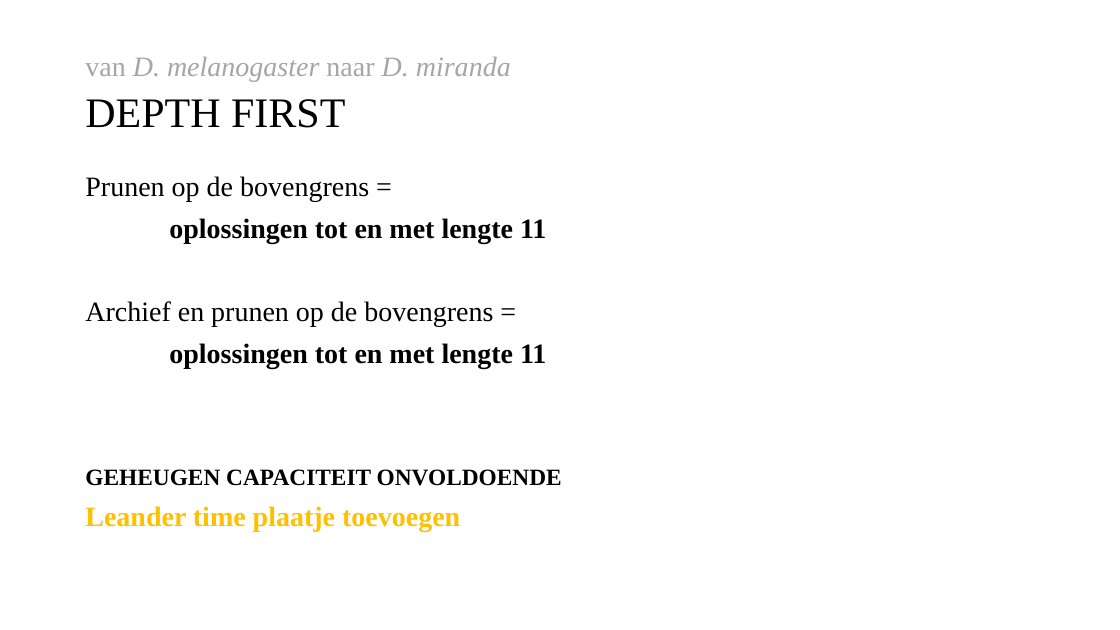
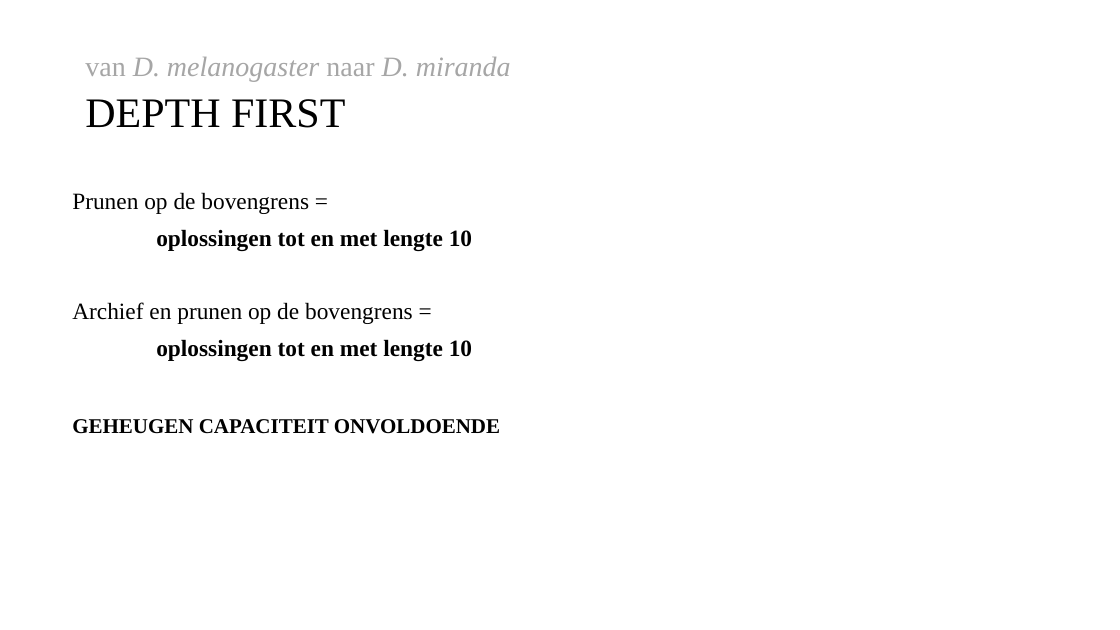
Before and after one commit to Leanderrr/fruitvliegen, a slide deck: slide 7 of verslaglegging en presentaties/Powerpont 1.pptx. Drawn at 1120x630 pixels with LibreOffice and Linux fonts; fonts in the diff are those of the drawing. Boxes give left, top, right and bottom in pixels: in the first picture for what was removed or moved away, otherwise in the second. Text is boxed around its words. In the diff, an @@ line names an element or a change of style, - is before the commit and + after.

```diff
--- a/verslaglegging en presentaties/Powerpont 1.pptx
+++ b/verslaglegging en presentaties/Powerpont 1.pptx
@@ text "Prunen op de bovengrens =": place and size @@
-text "Prunen op de bovengrens =" at box(85, 176, 562, 531)
+text "Prunen op de bovengrens =" at box(72, 192, 500, 434)
@@ text at box(72, 192, 500, 434): size 24 to 20 pt in "Prunen op de bovengrens =", "Archief en prunen op de bovengrens ="; size 20 to 18 pt in "GEHEUGEN CAPACITEIT ONVOLDOENDE" @@
@@ text at box(156, 229, 472, 251): text changed; size 24 to 20 pt @@
-oplossingen tot en met lengte 11
+oplossingen tot en met lengte 10
@@ text at box(156, 339, 472, 361): text changed; size 24 to 20 pt @@
-oplossingen tot en met lengte 11
+oplossingen tot en met lengte 10
@@ text at box(85, 506, 460, 531): paragraph removed @@
-Leander time plaatje toevoegen
```
Also in this commit, not shown: 2 other slides changed, 2 slides added, 2 slides removed.
